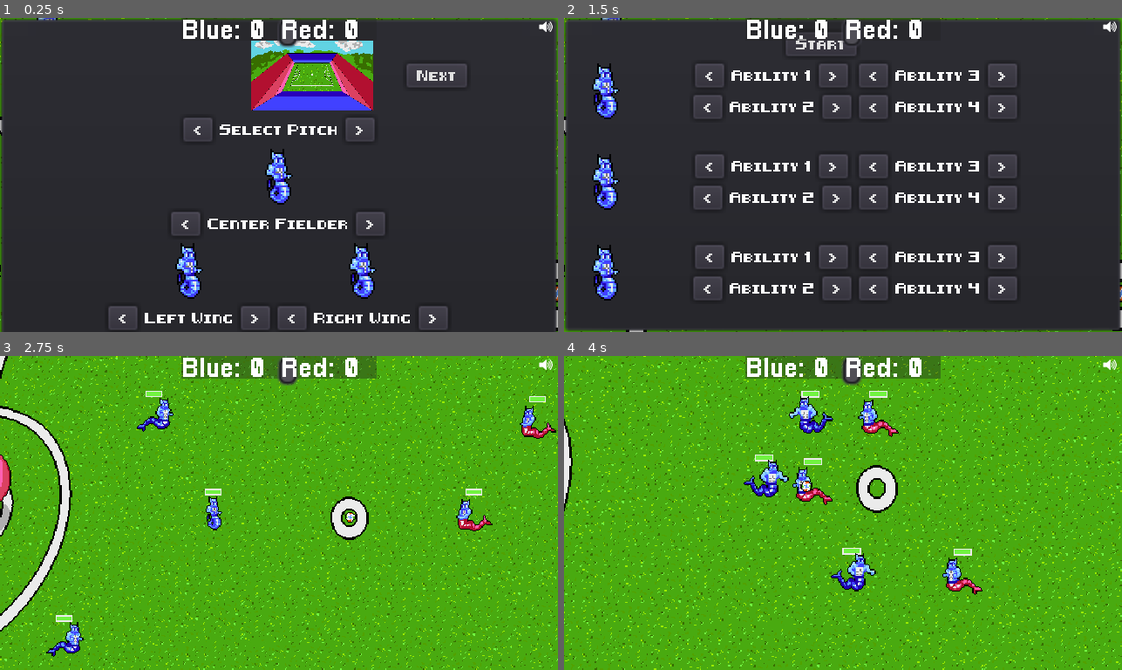
Above: before the commit, frames 1-4 (two rows, left to right).
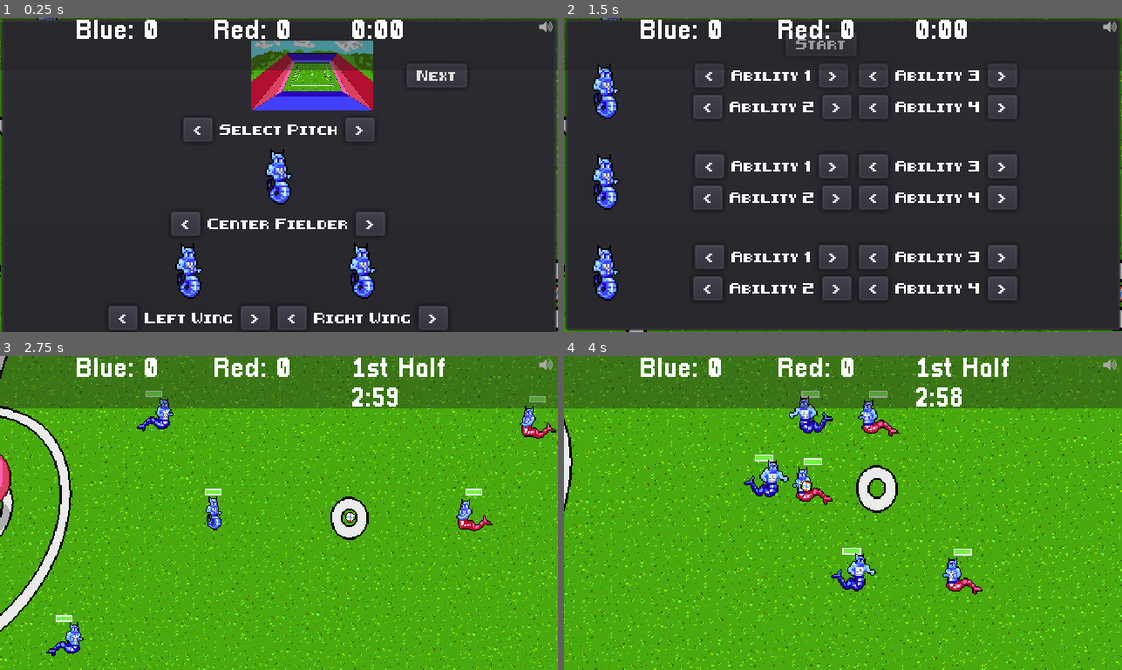
Above: after the commit, the same moments.

Repository: gamkedo-la/Elementaball
Game: Godot game, scene res://Node2D.tscn
Two runs of this game, one before a commit and one after it. Both use one fixed random seed, a clock stepped at 60 frames per second and the inputs below.
Inputs:
- Up to frame 1 (0.25 s): no input
- Up to frame 2 (1.5 s): click ">" at 0.5 s; click "Next" at 1.25 s
- Up to frame 3 (2.75 s): click "Start" at 2 s
- Up to frame 4 (4 s): hold Right (ui_right) 2.78-3.53 s; hold Down (ui_down) from 3.53 s (still down)

The runs differ from the first frame. In frame 1, 4.1% of the frame differs, in the area x 0-100%, y 0-17%; in frame 2, 2.2%; in frame 3, 15%; in frame 4, 15%.

Commit message:
Added match timer

Diff:
--- a/Node2D.tscn
+++ b/Node2D.tscn
@@ -12,8 +12,7 @@
 [ext_resource path="res://Players/blue_player_stats.tres" type="Resource" id=10]
 [ext_resource path="res://UI/MuteButton.gd" type="Script" id=11]
 [ext_resource path="res://Art/UI/speaker_on.png" type="Texture" id=12]
-[ext_resource path="res://Fonts/new_pixellari_font.tres" type="DynamicFont" id=13]
-[ext_resource path="res://ScoreBoard.gd" type="Script" id=14]
+[ext_resource path="res://UI/ScoreBoard.tscn" type="PackedScene" id=13]
 [ext_resource path="res://Art/Sprites/Equipment/water_ball.png" type="Texture" id=15]
 [ext_resource path="res://BallEffects.gd" type="Script" id=16]
 [ext_resource path="res://UI/Player Select Menu/PlayerSelectMenu.tscn" type="PackedScene" id=17]
@@ -139,7 +138,7 @@
 z_index = 3
 frames = SubResource( 8 )
 animation = "water ball"
-frame = 2
+frame = 3
 playing = true
 script = ExtResource( 16 )
 
@@ -336,23 +335,6 @@
 layer = 10
 
 [node name="PlayerSelectMenu" parent="GUICanvasLayer" instance=ExtResource( 17 )]
-pause_mode = 2
-margin_right = 297.0
-margin_bottom = 187.0
-
-[node name="MarginContainer" parent="GUICanvasLayer/PlayerSelectMenu/AbilityMenuPopup" index="0"]
-margin_right = 613.0
-margin_bottom = 363.0
-
-[node name="SelectionMenuContainer" parent="GUICanvasLayer/PlayerSelectMenu/AbilityMenuPopup/MarginContainer" index="0"]
-margin_right = 609.0
-margin_bottom = 359.0
-
-[node name="Top Margin" parent="GUICanvasLayer/PlayerSelectMenu/AbilityMenuPopup/MarginContainer/SelectionMenuContainer" index="0"]
-margin_right = 597.0
-
-[node name="HBoxContainer" parent="GUICanvasLayer/PlayerSelectMenu/AbilityMenuPopup/MarginContainer/SelectionMenuContainer" index="1"]
-margin_right = 597.0
 
 [node name="MuteButton" type="ToolButton" parent="GUICanvasLayer"]
 margin_left = 305.799
@@ -369,42 +351,7 @@
 "_edit_use_anchors_": false
 }
 
-[node name="ScoreBoard" type="ColorRect" parent="GUICanvasLayer"]
-anchor_left = 0.5
-anchor_right = 0.5
-margin_left = -56.0
-margin_right = 56.0
-margin_bottom = 13.0
-color = Color( 0.137255, 0.137255, 0.137255, 0.384314 )
-script = ExtResource( 14 )
-__meta__ = {
-"_edit_use_anchors_": false
-}
-
-[node name="BlueScore" type="RichTextLabel" parent="GUICanvasLayer/ScoreBoard"]
-anchor_top = 0.5
-anchor_bottom = 0.5
-margin_left = 0.374573
-margin_top = -6.87796
-margin_right = 67.3746
-margin_bottom = 10.122
-custom_fonts/mono_font = ExtResource( 13 )
-custom_fonts/normal_font = ExtResource( 13 )
-text = "Blue: 5"
-
-[node name="RedScore" type="RichTextLabel" parent="GUICanvasLayer/ScoreBoard"]
-anchor_top = 0.5
-anchor_bottom = 0.5
-margin_left = 57.123
-margin_top = -6.3161
-margin_right = 124.123
-margin_bottom = 10.6839
-custom_fonts/mono_font = ExtResource( 13 )
-custom_fonts/normal_font = ExtResource( 13 )
-text = "Red: 3"
-__meta__ = {
-"_edit_use_anchors_": false
-}
+[node name="ScoreBoard" parent="GUICanvasLayer" instance=ExtResource( 13 )]
 
 [node name="Throw In Points" type="Node2D" parent="."]
 
@@ -481,18 +428,7 @@
 [connection signal="body_exited" from="Enemy2/InterceptArea" to="Enemy2" method="_on_InterceptArea_body_exited"]
 [connection signal="body_entered" from="Boundary Line" to="Ball" method="_on_Boundary_Line_body_entered"]
 [connection signal="body_exited" from="Boundary Line" to="Ball" method="_on_Boundary_Line_body_exited"]
-[connection signal="change" from="GUICanvasLayer/PlayerSelectMenu/AbilityMenuPopup/MarginContainer/SelectionMenuContainer/HBoxContainer/PlayersContainer/CenterField/MarginContainer/CenterAbilitySelect/VBoxContainer2/Ability1" to="Player" method="_on_Ability1_change"]
-[connection signal="change" from="GUICanvasLayer/PlayerSelectMenu/AbilityMenuPopup/MarginContainer/SelectionMenuContainer/HBoxContainer/PlayersContainer/CenterField/MarginContainer/CenterAbilitySelect/VBoxContainer2/Ability2" to="Player" method="_on_Ability2_change"]
-[connection signal="change" from="GUICanvasLayer/PlayerSelectMenu/AbilityMenuPopup/MarginContainer/SelectionMenuContainer/HBoxContainer/PlayersContainer/CenterField/MarginContainer/CenterAbilitySelect/VBoxContainer/Ability3" to="Player" method="_on_Ability3_change"]
-[connection signal="change" from="GUICanvasLayer/PlayerSelectMenu/AbilityMenuPopup/MarginContainer/SelectionMenuContainer/HBoxContainer/PlayersContainer/CenterField/MarginContainer/CenterAbilitySelect/VBoxContainer/Ability4" to="Player" method="_on_Ability4_change"]
-[connection signal="change" from="GUICanvasLayer/PlayerSelectMenu/AbilityMenuPopup/MarginContainer/SelectionMenuContainer/HBoxContainer/PlayersContainer/LeftField/MarginContainer/LeftAbilitySelect/VBoxContainer2/Ability1" to="Player2" method="_on_Ability1_change"]
-[connection signal="change" from="GUICanvasLayer/PlayerSelectMenu/AbilityMenuPopup/MarginContainer/SelectionMenuContainer/HBoxContainer/PlayersContainer/LeftField/MarginContainer/LeftAbilitySelect/VBoxContainer2/Ability2" to="Player2" method="_on_Ability2_change"]
-[connection signal="change" from="GUICanvasLayer/PlayerSelectMenu/AbilityMenuPopup/MarginContainer/SelectionMenuContainer/HBoxContainer/PlayersContainer/LeftField/MarginContainer/LeftAbilitySelect/VBoxContainer/Ability3" to="Player2" method="_on_Ability3_change"]
-[connection signal="change" from="GUICanvasLayer/PlayerSelectMenu/AbilityMenuPopup/MarginContainer/SelectionMenuContainer/HBoxContainer/PlayersContainer/LeftField/MarginContainer/LeftAbilitySelect/VBoxContainer/Ability4" to="Player2" method="_on_Ability4_change"]
-[connection signal="change" from="GUICanvasLayer/PlayerSelectMenu/AbilityMenuPopup/MarginContainer/SelectionMenuContainer/HBoxContainer/PlayersContainer/RightField/MarginContainer/RightAbilitySelect/VBoxContainer2/Ability1" to="Player3" method="_on_Ability1_change"]
-[connection signal="change" from="GUICanvasLayer/PlayerSelectMenu/AbilityMenuPopup/MarginContainer/SelectionMenuContainer/HBoxContainer/PlayersContainer/RightField/MarginContainer/RightAbilitySelect/VBoxContainer2/Ability2" to="Player3" method="_on_Ability2_change"]
-[connection signal="change" from="GUICanvasLayer/PlayerSelectMenu/AbilityMenuPopup/MarginContainer/SelectionMenuContainer/HBoxContainer/PlayersContainer/RightField/MarginContainer/RightAbilitySelect/VBoxContainer/Ability3" to="Player3" method="_on_Ability3_change"]
-[connection signal="change" from="GUICanvasLayer/PlayerSelectMenu/AbilityMenuPopup/MarginContainer/SelectionMenuContainer/HBoxContainer/PlayersContainer/RightField/MarginContainer/RightAbilitySelect/VBoxContainer/Ability4" to="Player3" method="_on_Ability4_change"]
+[connection signal="pressed" from="GUICanvasLayer/PlayerSelectMenu/AbilityMenuPopup/MarginContainer/SelectionMenuContainer/Top Margin/StartButton" to="GUICanvasLayer/ScoreBoard/HBoxContainer/Timer" method="_on_StartButton_pressed"]
 [connection signal="pressed" from="GUICanvasLayer/MuteButton" to="GUICanvasLayer/MuteButton" method="_on_MuteButton_pressed"]
 
 [editable path="Player"]
@@ -519,7 +455,4 @@
 [editable path="PlayerRight"]
 [editable path="PlayerCenter"]
 [editable path="GUICanvasLayer/PlayerSelectMenu"]
-[editable path="GUICanvasLayer/PlayerSelectMenu/SelectionMenuPopup/SelectionMenuContainer/PitchSelect"]
-[editable path="GUICanvasLayer/PlayerSelectMenu/SelectionMenuPopup/SelectionMenuContainer/PlayersContainer/CenterFieldSelect"]
-[editable path="GUICanvasLayer/PlayerSelectMenu/SelectionMenuPopup/SelectionMenuContainer/PlayersContainer/VBoxContainer/LeftField/LeftFieldSelect"]
-[editable path="GUICanvasLayer/PlayerSelectMenu/SelectionMenuPopup/SelectionMenuContainer/PlayersContainer/VBoxContainer/RightField/RightFieldSelect"]
+[editable path="GUICanvasLayer/ScoreBoard"]
--- a/ScoreBoard.gd
+++ b/ScoreBoard.gd
@@ -19,8 +19,7 @@
 	refresh_score()
 
 func refresh_score():
-	print(redScore)
 	blueScoreText = "Blue: " + str(blueScore)
 	redScoreText = "Red: " + str(redScore)
-	$BlueScore.set_text(blueScoreText)
-	$RedScore.set_text(redScoreText)
+	get_node("HBoxContainer/BlueScore").set_text(blueScoreText)
+	get_node("HBoxContainer/RedScore").set_text(redScoreText)
--- a/UI/Player Select Menu/PlayerSelectMenu.tscn
+++ b/UI/Player Select Menu/PlayerSelectMenu.tscn
@@ -18,8 +18,11 @@
 [sub_resource type="Theme" id=1]
 
 [node name="PlayerSelectMenu" type="Control"]
+pause_mode = 2
 anchor_right = 1.0
 anchor_bottom = 1.0
+margin_right = 297.0
+margin_bottom = 187.0
 script = ExtResource( 4 )
 __meta__ = {
 "_edit_use_anchors_": false
@@ -92,10 +95,6 @@
 margin_bottom = 67.0
 buttonName = "Select Pitch"
 
-[node name="Plus" parent="SelectionMenuPopup/SelectionMenuContainer/PitchSelect" index="2"]
-margin_left = 56.0
-margin_right = 73.0
-
 [node name="PlayersContainer" type="VBoxContainer" parent="SelectionMenuPopup/SelectionMenuContainer"]
 margin_top = 71.0
 margin_right = 349.0
@@ -116,10 +115,6 @@
 margin_bottom = 50.0
 buttonName = "Center Fielder"
 
-[node name="Plus" parent="SelectionMenuPopup/SelectionMenuContainer/PlayersContainer/CenterFieldSelect" index="2"]
-margin_left = 56.0
-margin_right = 73.0
-
 [node name="VBoxContainer" type="HBoxContainer" parent="SelectionMenuPopup/SelectionMenuContainer/PlayersContainer"]
 margin_top = 54.0
 margin_right = 349.0
@@ -145,14 +140,6 @@
 margin_bottom = 50.0
 buttonName = "Left Wing"
 
-[node name="Label" parent="SelectionMenuPopup/SelectionMenuContainer/PlayersContainer/VBoxContainer/LeftField/LeftFieldSelect" index="1"]
-margin_right = 72.0
-text = "Left Wing"
-
-[node name="Plus" parent="SelectionMenuPopup/SelectionMenuContainer/PlayersContainer/VBoxContainer/LeftField/LeftFieldSelect" index="2"]
-margin_left = 76.0
-margin_right = 93.0
-
 [node name="RightField" type="VBoxContainer" parent="SelectionMenuPopup/SelectionMenuContainer/PlayersContainer/VBoxContainer"]
 margin_left = 174.0
 margin_right = 272.0
@@ -172,14 +159,6 @@
 margin_bottom = 50.0
 buttonName = "Right Wing"
 
-[node name="Label" parent="SelectionMenuPopup/SelectionMenuContainer/PlayersContainer/VBoxContainer/RightField/RightFieldSelect" index="1"]
-margin_right = 77.0
-text = "Right Wing"
-
-[node name="Plus" parent="SelectionMenuPopup/SelectionMenuContainer/PlayersContainer/VBoxContainer/RightField/RightFieldSelect" index="2"]
-margin_left = 81.0
-margin_right = 98.0
-
 [node name="AbilityMenuPopup" type="PopupPanel" parent="."]
 visible = true
 anchor_right = 1.0
@@ -191,8 +170,8 @@
 [node name="MarginContainer" type="MarginContainer" parent="AbilityMenuPopup"]
 margin_left = 4.0
 margin_top = 4.0
-margin_right = 316.0
-margin_bottom = 176.0
+margin_right = 613.0
+margin_bottom = 363.0
 custom_constants/margin_left = 12
 __meta__ = {
 "_edit_use_anchors_": false
@@ -200,14 +179,14 @@
 
 [node name="SelectionMenuContainer" type="VBoxContainer" parent="AbilityMenuPopup/MarginContainer"]
 margin_left = 12.0
-margin_right = 312.0
-margin_bottom = 172.0
+margin_right = 609.0
+margin_bottom = 359.0
 __meta__ = {
 "_edit_use_anchors_": false
 }
 
 [node name="Top Margin" type="MarginContainer" parent="AbilityMenuPopup/MarginContainer/SelectionMenuContainer"]
-margin_right = 300.0
+margin_right = 597.0
 margin_bottom = 18.0
 rect_min_size = Vector2( 0, 5 )
 custom_constants/margin_top = 4
@@ -227,7 +206,7 @@
 
 [node name="HBoxContainer" type="HBoxContainer" parent="AbilityMenuPopup/MarginContainer/SelectionMenuContainer"]
 margin_top = 22.0
-margin_right = 300.0
+margin_right = 597.0
 margin_bottom = 158.0
 
 [node name="PlayersContainer" type="VBoxContainer" parent="AbilityMenuPopup/MarginContainer/SelectionMenuContainer/HBoxContainer"]
@@ -420,8 +399,3 @@
 [connection signal="change" from="SelectionMenuPopup/SelectionMenuContainer/PlayersContainer/VBoxContainer/LeftField/LeftFieldSelect" to="." method="_on_LeftFieldSelect_change"]
 [connection signal="change" from="SelectionMenuPopup/SelectionMenuContainer/PlayersContainer/VBoxContainer/RightField/RightFieldSelect" to="." method="_on_RightFieldSelect_change"]
 [connection signal="pressed" from="AbilityMenuPopup/MarginContainer/SelectionMenuContainer/Top Margin/StartButton" to="." method="_on_StartButton_pressed"]
-
-[editable path="SelectionMenuPopup/SelectionMenuContainer/PitchSelect"]
-[editable path="SelectionMenuPopup/SelectionMenuContainer/PlayersContainer/CenterFieldSelect"]
-[editable path="SelectionMenuPopup/SelectionMenuContainer/PlayersContainer/VBoxContainer/LeftField/LeftFieldSelect"]
-[editable path="SelectionMenuPopup/SelectionMenuContainer/PlayersContainer/VBoxContainer/RightField/RightFieldSelect"]
--- /dev/null
+++ b/UI/ScoreBoard.tscn
@@ -0,0 +1,65 @@
+[gd_scene load_steps=4 format=2]
+
+[ext_resource path="res://ScoreBoard.gd" type="Script" id=1]
+[ext_resource path="res://Fonts/new_pixellari_font.tres" type="DynamicFont" id=2]
+[ext_resource path="res://UI/Timer.gd" type="Script" id=3]
+
+[node name="ScoreBoard" type="ColorRect"]
+anchor_right = 1.0
+rect_min_size = Vector2( 0, 30 )
+size_flags_horizontal = 2
+size_flags_vertical = 2
+color = Color( 0.137255, 0.137255, 0.137255, 0.384314 )
+script = ExtResource( 1 )
+__meta__ = {
+"_edit_use_anchors_": false
+}
+
+[node name="HBoxContainer" type="HBoxContainer" parent="."]
+anchor_right = 1.0
+anchor_bottom = 1.0
+margin_bottom = 5.0
+alignment = 1
+__meta__ = {
+"_edit_use_anchors_": false
+}
+
+[node name="BlueScore" type="RichTextLabel" parent="HBoxContainer"]
+margin_left = 43.0
+margin_right = 118.0
+margin_bottom = 35.0
+rect_min_size = Vector2( 75, 0 )
+rect_clip_content = false
+custom_fonts/mono_font = ExtResource( 2 )
+custom_fonts/normal_font = ExtResource( 2 )
+text = "Blue: 5"
+__meta__ = {
+"_edit_use_anchors_": false
+}
+
+[node name="RedScore" type="RichTextLabel" parent="HBoxContainer"]
+margin_left = 122.0
+margin_right = 197.0
+margin_bottom = 35.0
+rect_min_size = Vector2( 75, 0 )
+rect_clip_content = false
+custom_fonts/mono_font = ExtResource( 2 )
+custom_fonts/normal_font = ExtResource( 2 )
+text = "Red: 3"
+__meta__ = {
+"_edit_use_anchors_": false
+}
+
+[node name="Timer" type="RichTextLabel" parent="HBoxContainer"]
+margin_left = 201.0
+margin_right = 276.0
+margin_bottom = 35.0
+rect_min_size = Vector2( 75, 0 )
+rect_clip_content = false
+custom_fonts/mono_font = ExtResource( 2 )
+custom_fonts/normal_font = ExtResource( 2 )
+text = "0:00"
+script = ExtResource( 3 )
+__meta__ = {
+"_edit_use_anchors_": false
+}
--- /dev/null
+++ b/UI/Timer.gd
@@ -0,0 +1,40 @@
+extends RichTextLabel
+
+signal gameOver(winOrLose)
+
+var timer
+var t = 180
+var time
+var scoreBoard
+
+# Called when the node enters the scene tree for the first time.
+func _ready():
+	scoreBoard = get_node("../..")
+	timer = Timer.new()
+	timer.connect("timeout",self,"_on_timer_timeout")
+	add_child(timer) #to process
+	timer.set_wait_time(t)
+
+func _process(delta):
+	_calc_minutes()
+	self.text = "1st Half " + time
+
+func _on_timer_timeout():
+	if scoreBoard.blueScore > scoreBoard.redScore:
+		emit_signal("gameOver", "win")
+	elif scoreBoard.blueScore < scoreBoard.redScore:
+		emit_signal("gameOver", "lose")
+	else:
+		emit_signal("gameOver", "draw")
+
+func _calc_minutes():
+	t = timer.get_time_left()
+	# assuming t has the miliseconds measured value
+	var minutes = int(t / 60)
+	var seconds = int(t) % 60
+
+	time = ("%01d" % minutes) + (":%02d" % seconds)
+
+
+func _on_StartButton_pressed():
+	timer.start()
Not shown: 1 places in Node2D.tscn that only renumber resources
